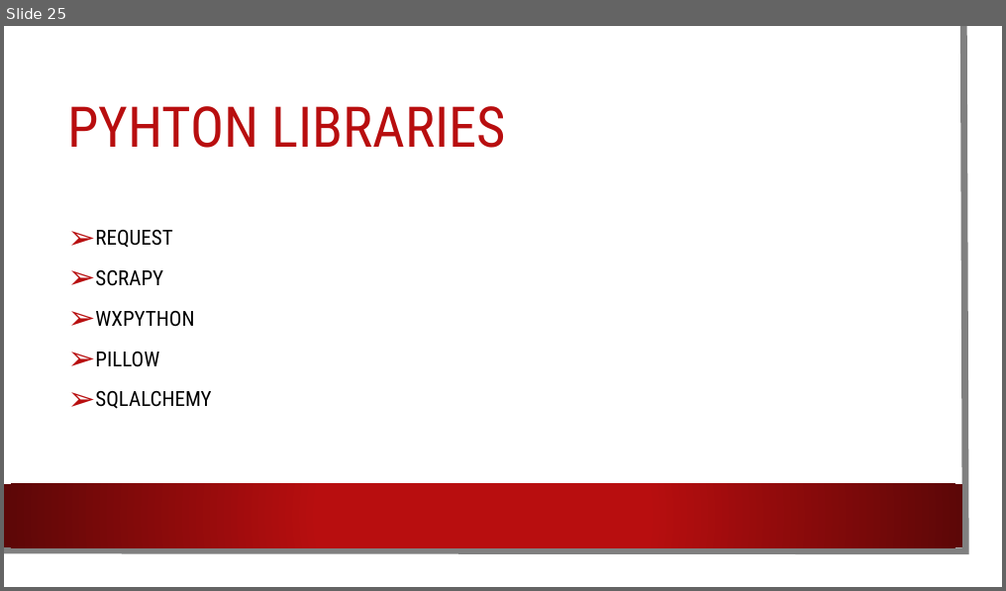
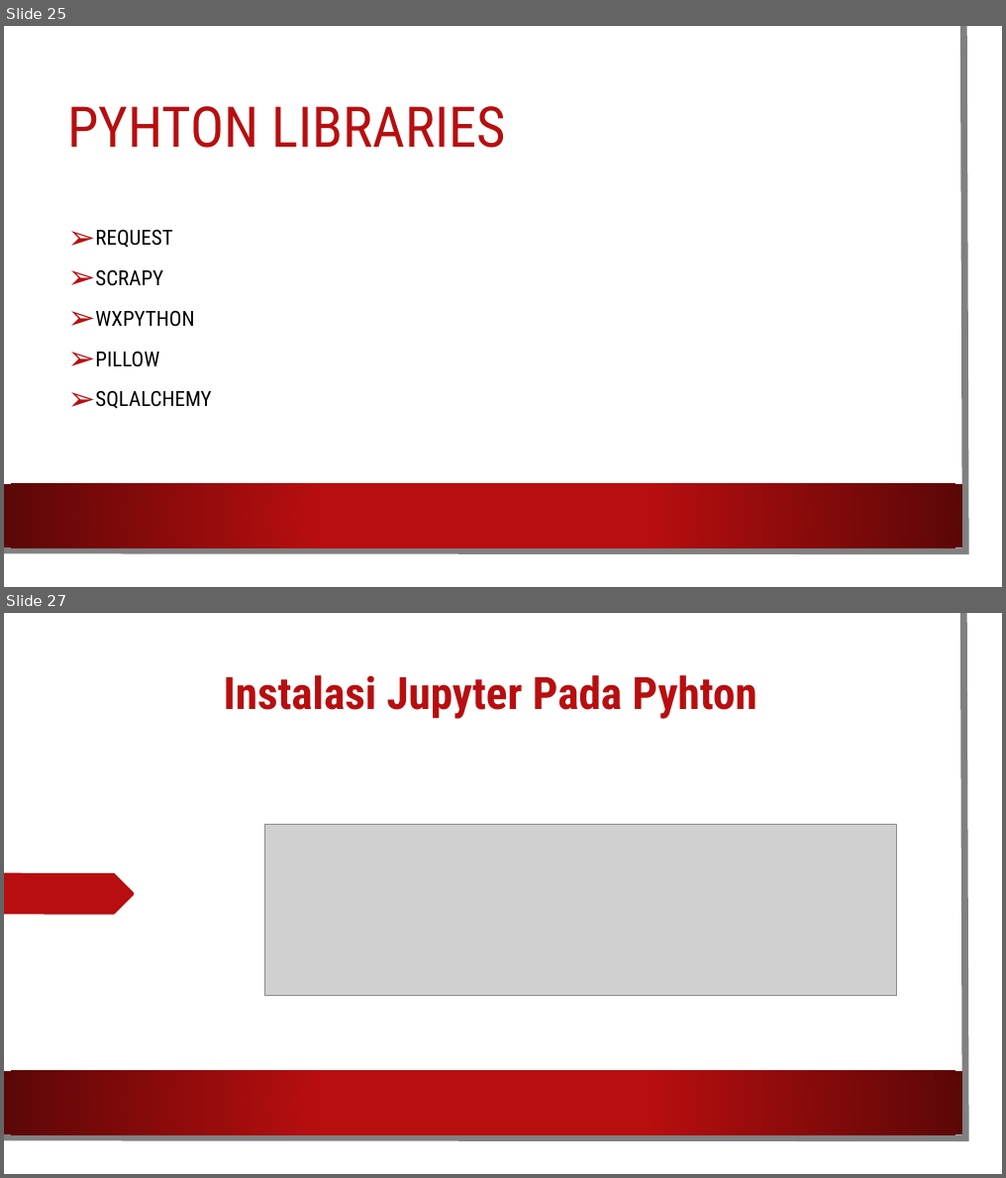
Before and after one commit to Ramanevtahendra/Pengantar-Deep-Learning, a slide deck: Tugas 1/Basic Python.pptx. Shown one above the other, each under a label of ours: slide 25 before the commit, slides 25 and 27 after it; the slides between them are not shown. The pictures are 1006x591 and 1006x1178 pixels, drawn with LibreOffice and Linux fonts; fonts in the diff are those of the drawing; grey boxes stand for pictures; background and template pictures are left out. Boxes give left, top, right and bottom in pixels: in the first picture for what was removed or moved away, otherwise in the second. Text is boxed around its words. In the diff, an @@ line names an element or a change of style, - is before the commit and + after.

Commit message:
Slide Baru : Jupyter dan Seaborn

```diff
--- a/Tugas 1/Basic Python.pptx
+++ b/Tugas 1/Basic Python.pptx
@@ slide 27 added at box(4, 613, 1002, 1174), background picture (left out); not listed: 3 template elements that a slide beside it also shows @@
@@ title added at box(224, 675, 757, 719), 43 pt, text #B80E0F, bold @@
+Instalasi Jupyter Pada Pyhton
@@ picture added at box(265, 824, 896, 995) @@
@@ freeform shape added at box(4, 873, 135, 915), fill #B80E0F @@
```
Also in this commit, not shown: 1 slide changed, 8 other slides added.
